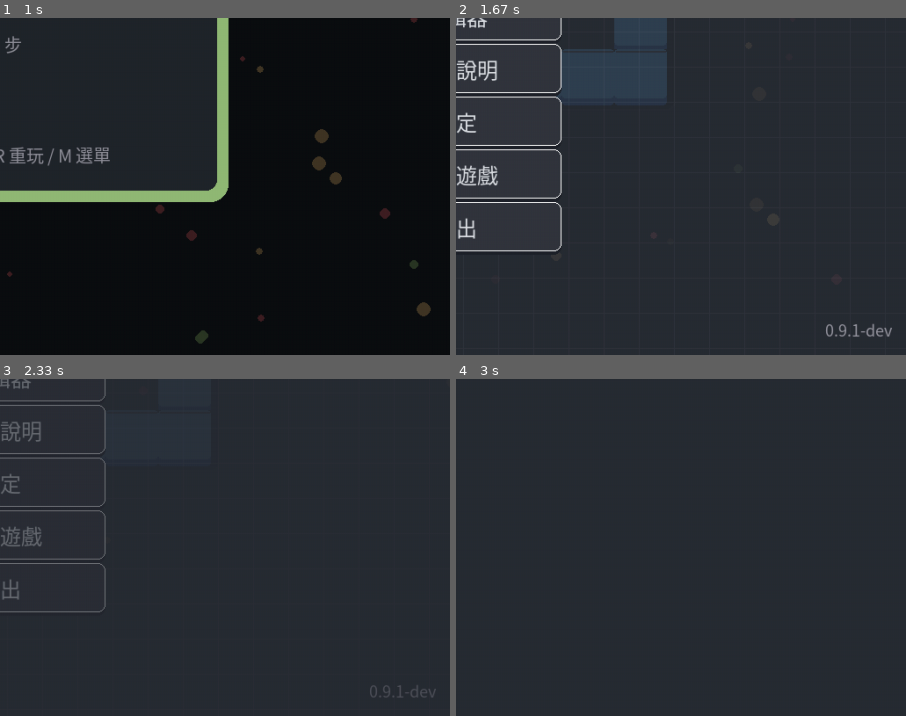
Above: before the commit, frames 1-4 (two rows, left to right).
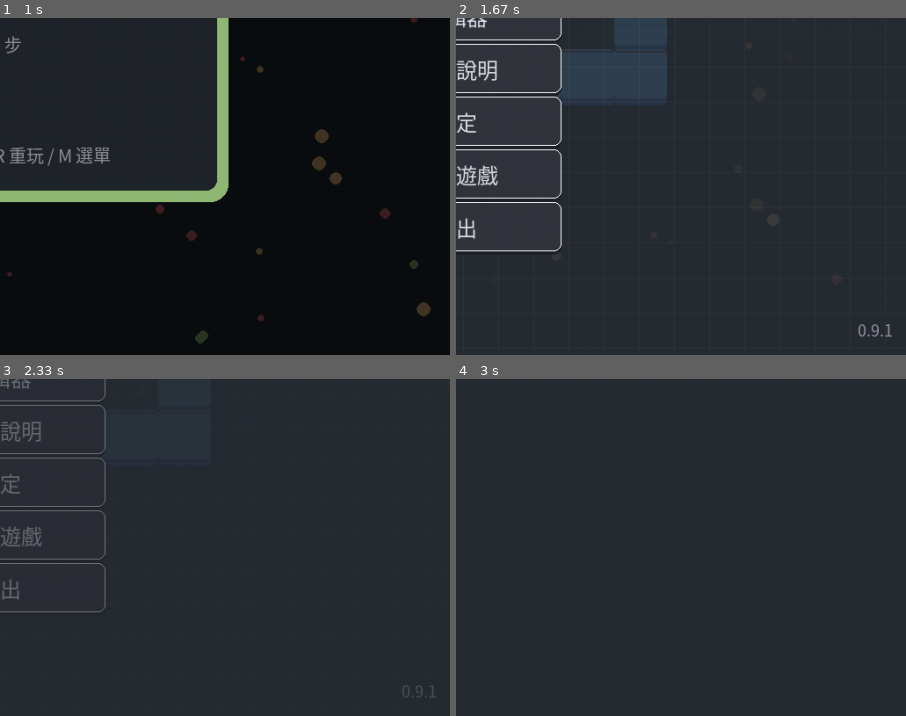
Above: after the commit, the same moments.

Repository: YI-TING-EE13/Pushbox-Pygame
Game: pygame game, started from main.py
Two runs of this game, one before a commit and one after it. Both use one fixed random seed, a clock stepped at 60 frames per second and the inputs below.
Inputs:
- Up to frame 1 (1 s): click "重置 (F5)" at 0.38 s; hold Right from 0.67 s (still down)
- Up to frame 2 (1.67 s): release Right at 1.13 s; hold Up 1.22-1.52 s; hold Right from 1.55 s (still down)
- Up to frame 3 (2.33 s): release Right at 2.02 s; click "選擇關卡" at 2.1 s
- Up to frame 4 (3 s): click "當前關卡: Level 0" at 2.43 s; tap Enter at 2.72 s
The pictures show only the part of the screen within x 50-100%, y 50-100%; the shares and areas given below are measured in that part.

Frame 1 is identical in both runs. In frame 2, 0.2% of the frame differs, in the area x 82-97%, y 90-95%; in frame 3, 0.1%; in frame 4, nothing differs.

Commit message:
chore: prepare v0.9.1 release

Diff:
--- a/pyproject.toml
+++ b/pyproject.toml
@@ -1,6 +1,6 @@
 [project]
 name = "pushbox-pygame"
-version = "0.9.1.dev0"
+version = "0.9.1"
 description = "A Python/Pygame Sokoban game with built-in levels, custom level editor, undo/redo, progress saving, and documented testing workflows."
 readme = "README.md"
 requires-python = ">=3.9"
--- a/scripts/build_windows.py
+++ b/scripts/build_windows.py
@@ -19,7 +19,7 @@
 
 # Package settings
 APP_NAME = "Pushbox-Pygame"
-VERSION = "0.9.1.dev0"
+VERSION = "0.9.1"
 ZIP_NAME = f"{APP_NAME}-v{VERSION}-windows-x64.zip"
 
 
--- a/src/pushbox/__init__.py
+++ b/src/pushbox/__init__.py
@@ -1,4 +1,4 @@
 """PushBox - A modern Sokoban puzzle game."""
 
-__version__ = "0.9.1.dev0"
+__version__ = "0.9.1"
 __author__ = "PushBox Team"
--- a/src/pushbox/utils/constants.py
+++ b/src/pushbox/utils/constants.py
@@ -7,7 +7,7 @@
 ColorWithAlpha = tuple[int, int, int, int]
 ColorLike = Union[Color, ColorWithAlpha]
 
-APP_VERSION = "0.9.1-dev"
+APP_VERSION = "0.9.1"
 
 
 class CellType(IntEnum):
Not shown, changed: README.md
Not shown, changed: DEVELOPMENT.md
Not shown, changed: RELEASE_NOTES.md
Not shown, changed: uv.lock
